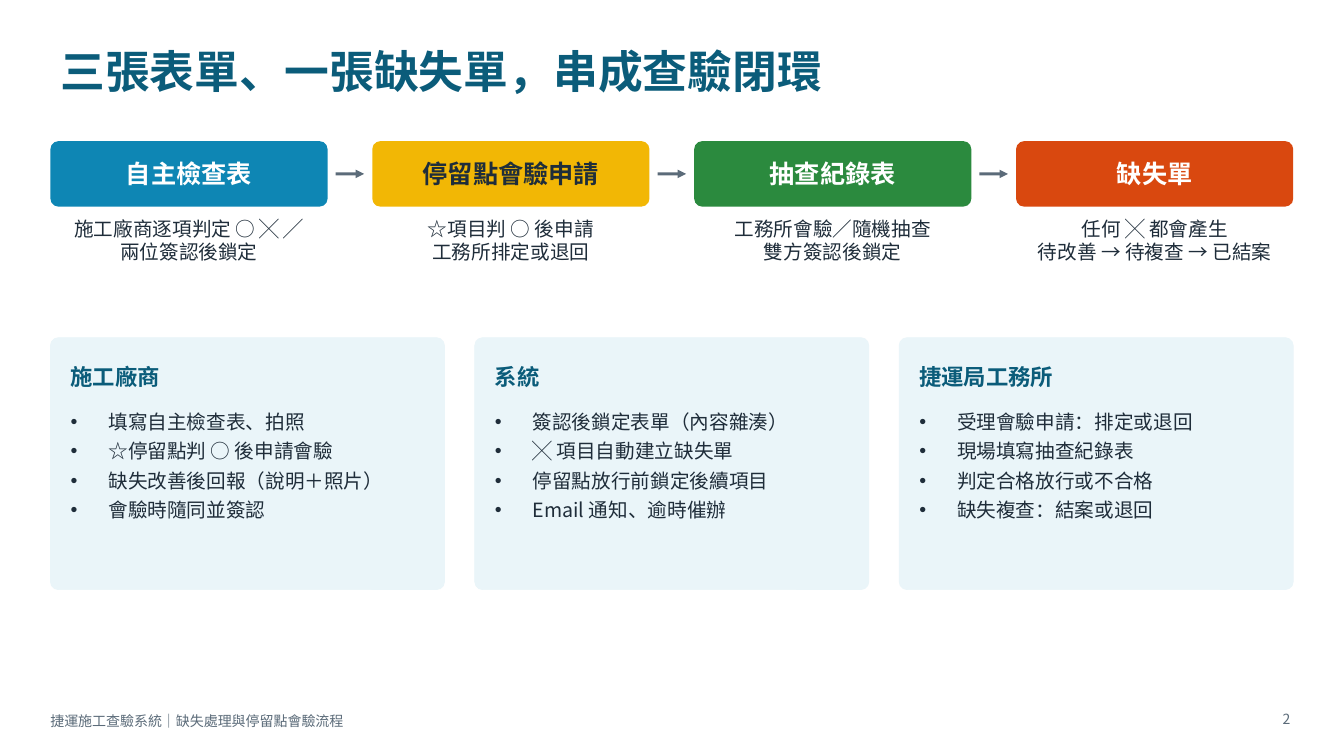
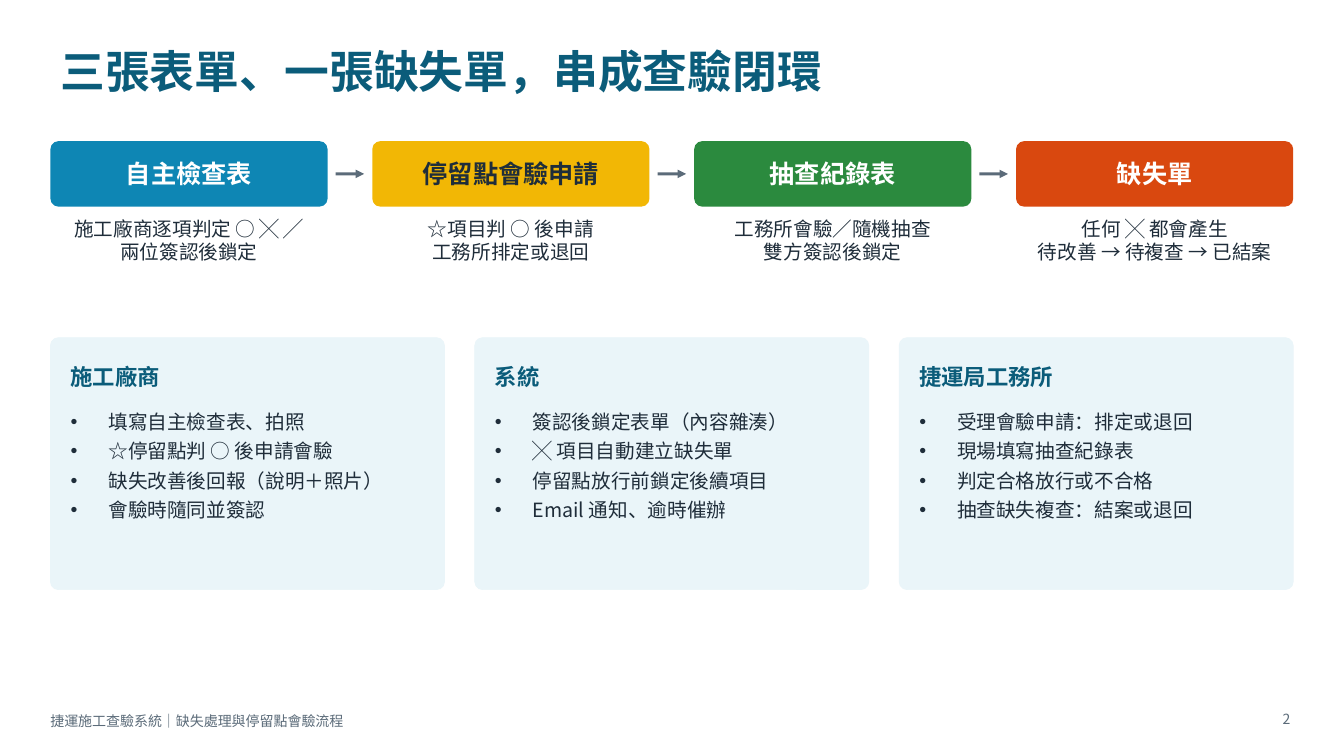
Before and after one commit to brianchou7310/MRT-Construction-QMS, a slide deck: slide 2 of 捷運施工查驗系統_缺失與停留點流程說明.pptx. Drawn at 1344x756 pixels with LibreOffice and Linux fonts; fonts in the diff are those of the drawing. Boxes give left, top, right and bottom in pixels: in the first picture for what was removed or moved away, otherwise in the second. Text is boxed around its words. In the diff, an @@ line names an element or a change of style, - is before the commit and + after.

```diff
--- a/捷運施工查驗系統_缺失與停留點流程說明.pptx
+++ b/捷運施工查驗系統_缺失與停留點流程說明.pptx
@@ text at bbox=[957, 500, 1193, 519]: text changed @@
-• 缺失複查：結案或退回
+• 抽查缺失複查：結案或退回
```
Also in this commit, not shown: 11 other slides changed, 1 other file.
